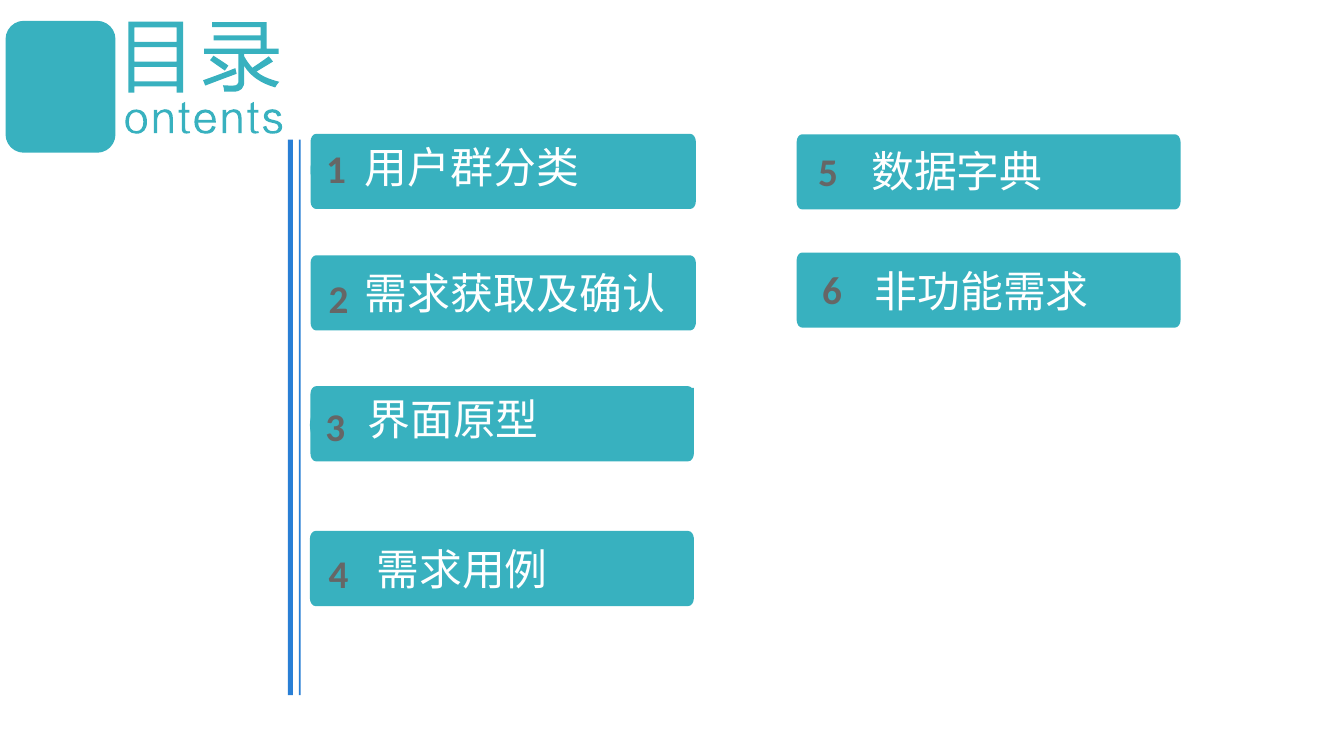
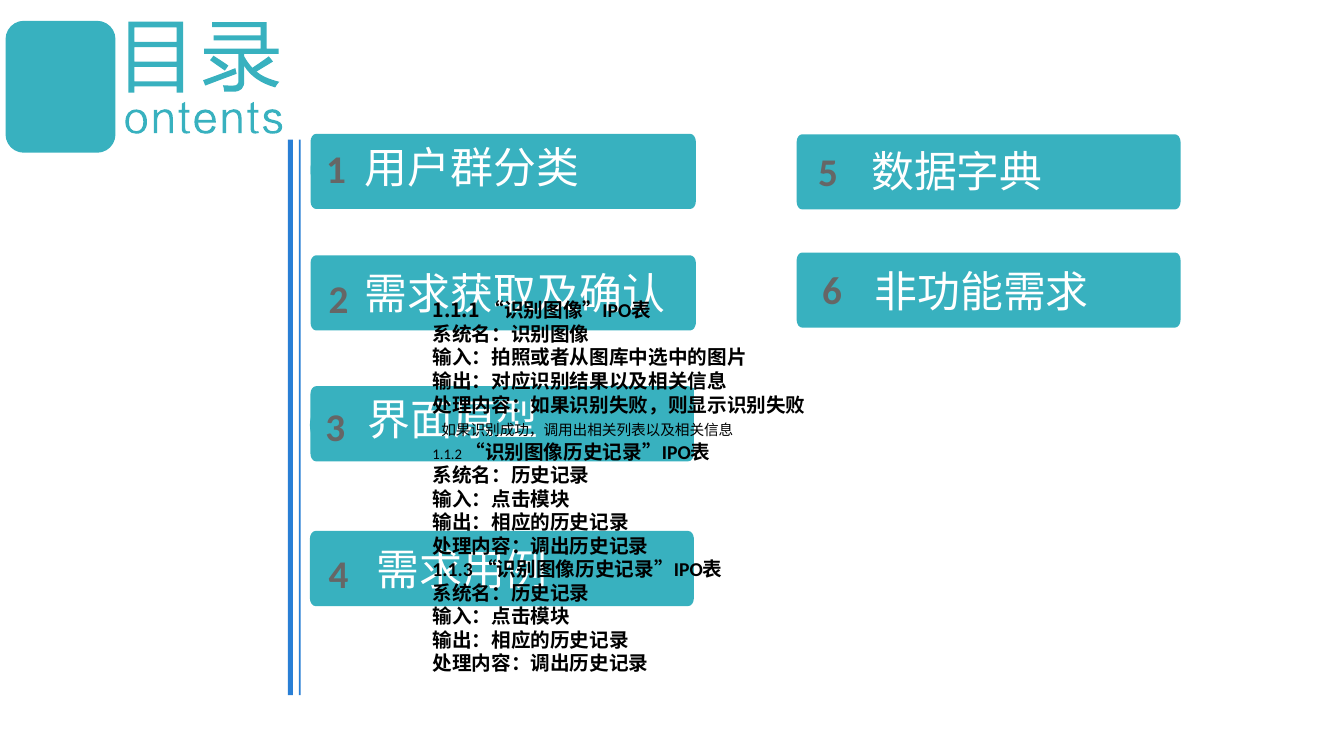
Before and after one commit to boboHh/Wine-APP, a slide deck: slide 3 of SE2018春-G17-需求分析PPT.pptx. Drawn at 1344x756 pixels with LibreOffice and Linux fonts; fonts in the diff are those of the drawing. Boxes give left, top, right and bottom in pixels: in the first picture for what was removed or moved away, otherwise in the second. Text is boxed around its words. In the diff, an @@ line names an element or a change of style, - is before the commit and + after.

```diff
--- a/SE2018春-G17-需求分析PPT.pptx
+++ b/SE2018春-G17-需求分析PPT.pptx
@@ text added at (432,297,805,672), 10.5 pt, text #000000 @@
+1.1.1 “识别图像”IPO表 系统名：识别图像 输入：拍照或者从图库中选中的图片 输出：对应识别结果以及相关信息 处理内容：如果识别失败，则显示识别失败 如果识别成功，调用出相关列表以及相关信息 1.1.2 “识别图像历史记录”IPO表 系统名：历史记录 输入：点击模块 输出：相应的历史记录 处理内容：调出历史记录 1.1.3 “识别图像历史记录”IPO表 系统名：历史记录 输入：点击模块 输出：相应的历史记录 处理内容：调出历史记录
@@ rectangle "需求用例": place and size @@
-rectangle "需求用例" at (376,549,547,589)
+rectangle "需求用例" at (366,537,694,599)
```
Also in this commit, not shown: 1 slide added, 1 other file.
